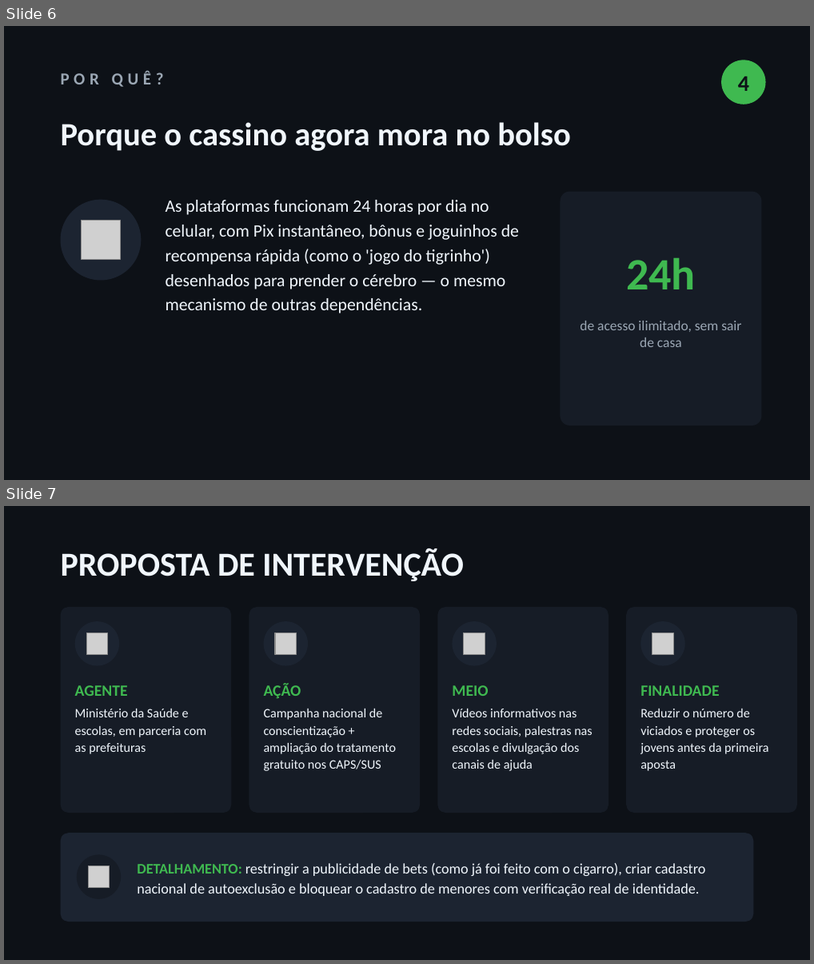
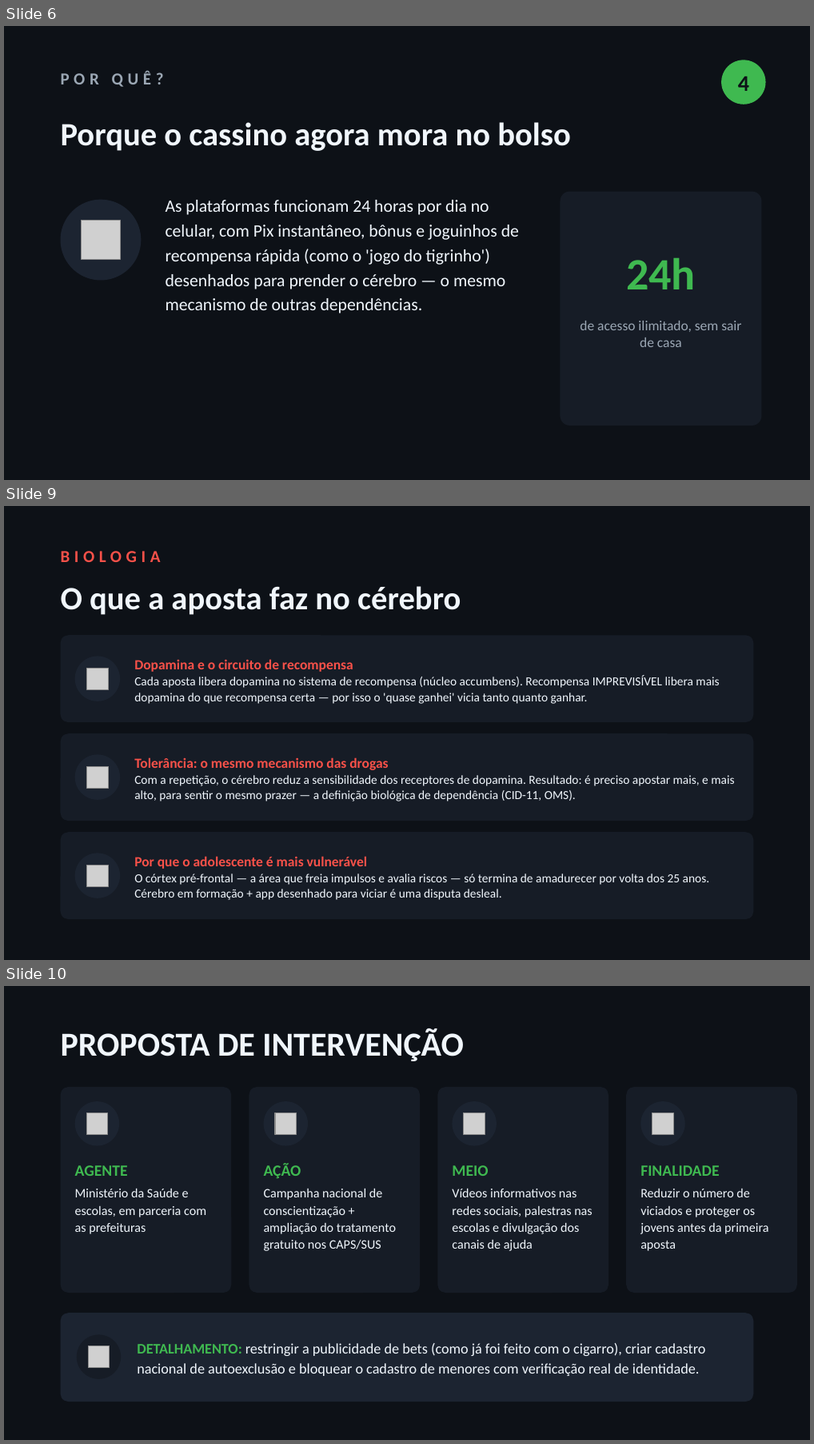
Before and after one commit to outletdoscabides10-cell/universo-site, a slide deck: trabalho-vicio-em-bets/vicio-em-bets.pptx. Shown one above the other, each under a label of ours: slides 6 and 7 before the commit, slides 6, 9 and 10 after it; the slides between them are not shown. The pictures are 814x964 and 814x1444 pixels, drawn with LibreOffice and Linux fonts; fonts in the diff are those of the drawing; grey boxes stand for pictures. Boxes give left, top, right and bottom in pixels: in the first picture for what was removed or moved away, otherwise in the second. Text is boxed around its words. In the diff, an @@ line names an element or a change of style, - is before the commit and + after.

```diff
--- a/trabalho-vicio-em-bets/vicio-em-bets.pptx
+++ b/trabalho-vicio-em-bets/vicio-em-bets.pptx
@@ slide 9 added at [4, 506, 810, 960], background #0D1117 @@
@@ text added at [61, 551, 161, 562], 15 pt, text #F85149, bold @@
+BIOLOGIA
@@ text added at [61, 586, 461, 615], 29 pt, text #F0F6FC, bold @@
+O que a aposta faz no cérebro
@@ rounded rectangle added at [61, 635, 754, 722], fill #161C26 @@
@@ ellipse added at [75, 656, 120, 701], fill #1C2431 @@
@@ picture added at [87, 668, 109, 690] @@
@@ text added at [134, 659, 719, 704], 11 pt, text #F0F6FC @@
+Dopamina e o circuito de recompensa
+Cada aposta libera dopamina no sistema de recompensa (núcleo accumbens). Recompensa IMPREVISÍVEL libera mais dopamina do que recompensa certa — por isso o 'quase ganhei' vicia tanto quanto ganhar.
@@ rounded rectangle added at [61, 733, 754, 820], fill #161C26 @@
@@ ellipse added at [75, 754, 120, 800], fill #1C2431 @@
@@ picture added at [87, 767, 109, 788] @@
@@ text added at [134, 757, 734, 801], 11 pt, text #F0F6FC @@
+Tolerância: o mesmo mecanismo das drogas
+Com a repetição, o cérebro reduz a sensibilidade dos receptores de dopamina. Resultado: é preciso apostar mais, e mais alto, para sentir o mesmo prazer — a definição biológica de dependência (CID-11, OMS).
@@ rounded rectangle added at [61, 832, 754, 919], fill #161C26 @@
@@ ellipse added at [75, 852, 120, 898], fill #1C2431 @@
@@ picture added at [87, 865, 109, 887] @@
@@ text added at [134, 856, 710, 900], 11 pt, text #F0F6FC @@
+Por que o adolescente é mais vulnerável
+O córtex pré-frontal — a área que freia impulsos e avalia riscos — só termina de amadurecer por volta dos 25 anos. Cérebro em formação + app desenhado para viciar é uma disputa desleal.
@@ what was slide 7 is now slide 10 @@
```
Also in this commit, not shown: 1 slide changed, 2 other slides added.
